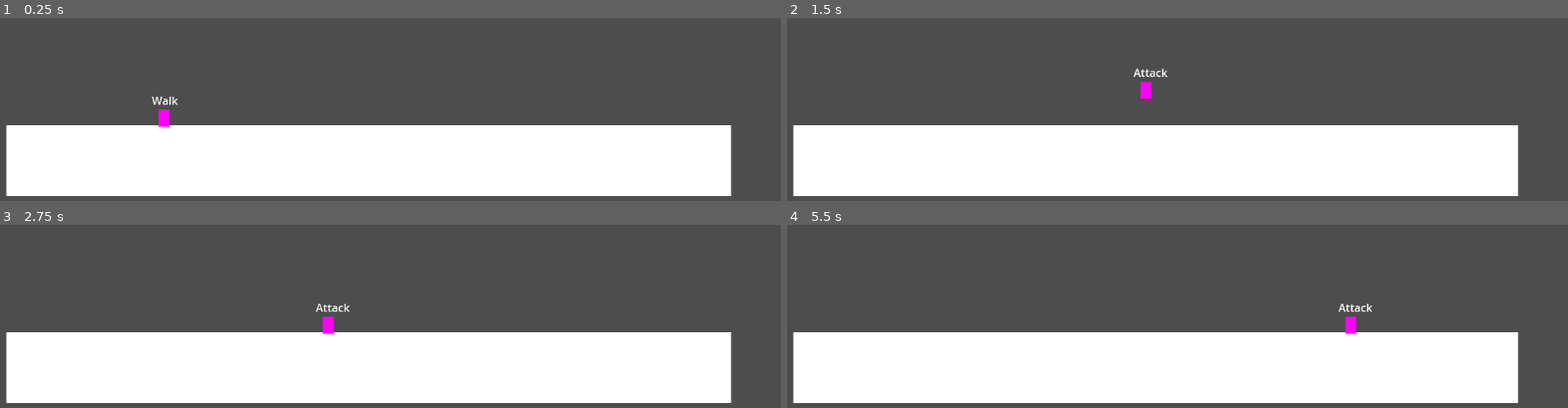
Above: before the commit, frames 1-4 (two rows, left to right).
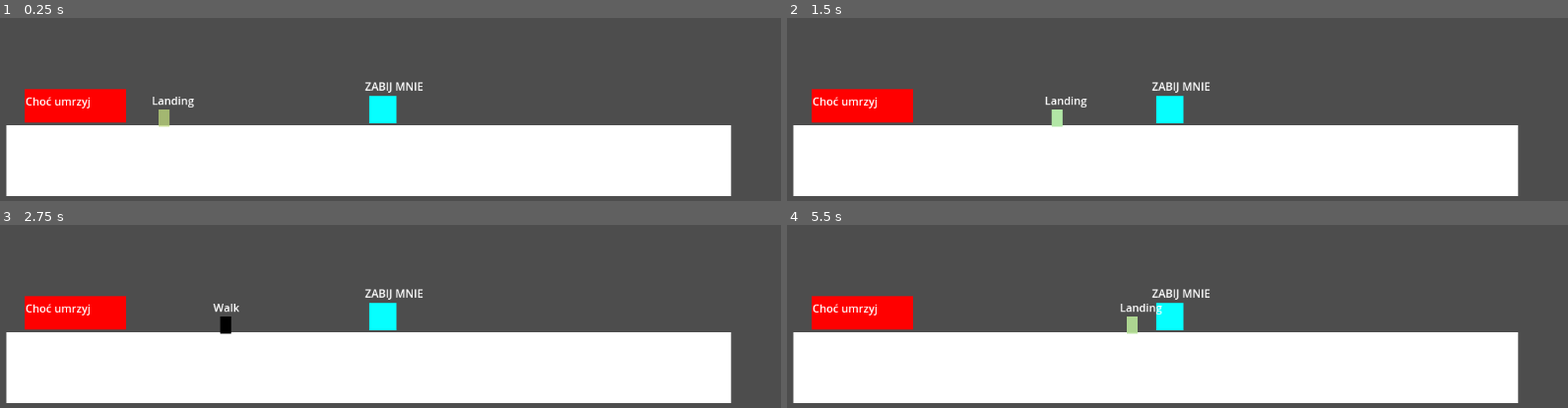
Above: after the commit, the same moments.

Repository: JohnnyArachnid/GameJam2024
Game: Godot game, scene res://nodes/game/game.tscn
Two runs of this game, one before a commit and one after it. Both use one fixed random seed, a clock stepped at 60 frames per second and the inputs below. The project has no main scene, so this scene is started directly.
Inputs (mouse positions are in pixels of both pictures, inside the frame that each line leads up to):
- Up to frame 1 (0.25 s): no input
- Up to frame 2 (1.5 s): tap Enter at 0.5 s; move the mouse to (outside the picture) at 0.52 s; press the mouse at (outside the picture) at 0.53 s; hold D (move_right) from 0.53 s (still down); tap Space (jump) at 0.77, 0.8, 1.07, 1.35 s; move the mouse to (outside the picture) at 1.27 s; release the mouse at (outside the picture) at 1.28 s
- Up to frame 3 (2.75 s): tap Space (jump) at 1.52, 1.82, 2.3 s; click (outside the picture) at 1.55 s; move the mouse to (outside the picture) at 2.02 s; release D (move_right) at 2.03 s; press the mouse at (outside the picture) at 2.03 s; hold A (move_left) from 2.03 s (still down)
- Up to frame 4 (5.5 s): move the mouse to (1138, 276) at 2.77 s; release A (move_left) at 2.78 s; release the mouse at (1138, 276) at 2.78 s; hold D (move_right) 2.78-4.28 s; click (1138, 276) at 2.85 s; tap Space (jump) at 3.02, 3.32, 4.52, 4.82, 5.3 s; move the mouse to (1411, 254) at 3.52 s; hold Space (jump) 3.53-4.28 s; move the mouse to (outside the picture) at 4.27 s; hold A (move_left) 4.28-5.03 s; click (outside the picture) at 4.35 s; move the mouse to (outside the picture) at 5.02 s; press the mouse at (outside the picture) at 5.03 s; hold D (move_right) from 5.03 s (still down)

The runs differ from the first frame. In frame 1, 3.5% of the frame differs, in the area x 3-55%, y 34-60%; in frame 2, 3.7%, in the area x 3-55%, y 27-60%; in frame 3, 3.7%; in frame 4, 3.7%.

Commit message:
gracz stany depresyjne

Diff:
--- a/nodes/game/CSM/CSM.gd
+++ b/nodes/game/CSM/CSM.gd
@@ -13,7 +13,6 @@
 		if(child is State):
 			states.append(child)
 
-			# Set the states up with what they need to function
 			child.character = character
 			child.playback = animation_tree["parameters/playback"]
 
--- a/nodes/game/game.gd
+++ b/nodes/game/game.gd
@@ -1,11 +1 @@
 extends Node2D
-
-
-# Called when the node enters the scene tree for the first time.
-func _ready():
-	pass # Replace with function body.
-
-
-# Called every frame. 'delta' is the elapsed time since the previous frame.
-func _process(delta):
-	pass
--- a/nodes/game/lvl/lvl.tscn
+++ b/nodes/game/lvl/lvl.tscn
@@ -1,4 +1,7 @@
-[gd_scene load_steps=2 format=3 uid="uid://cn4xvx1eaogcf"]
+[gd_scene load_steps=4 format=3 uid="uid://cn4xvx1eaogcf"]
+
+[ext_resource type="PackedScene" uid="uid://b0u0c27i7rr37" path="res://nodes/game/lvl_elems/śmierć.tscn" id="1_07mt8"]
+[ext_resource type="PackedScene" uid="uid://cad0p634577l3" path="res://nodes/game/lvl_elems/do_trafienia.tscn" id="2_bbxjc"]
 
 [sub_resource type="RectangleShape2D" id="RectangleShape2D_y8n0r"]
 size = Vector2(1062, 103)
@@ -16,3 +19,8 @@
 offset_top = 420.0
 offset_right = 1062.0
 offset_bottom = 524.0
+
+[node name="Śmierć" parent="." instance=ExtResource("1_07mt8")]
+collision_mask = 2
+
+[node name="DoTrafienia" parent="." instance=ExtResource("2_bbxjc")]
--- /dev/null
+++ b/nodes/game/lvl_elems/do_trafienia.gd
@@ -0,0 +1,4 @@
+extends StaticBody2D
+
+func kill():
+	queue_free()
--- /dev/null
+++ b/nodes/game/lvl_elems/do_trafienia.tscn
@@ -0,0 +1,31 @@
+[gd_scene load_steps=3 format=3 uid="uid://cad0p634577l3"]
+
+[ext_resource type="Script" path="res://nodes/game/lvl_elems/do_trafienia.gd" id="1_7ixqq"]
+
+[sub_resource type="RectangleShape2D" id="RectangleShape2D_7mgod"]
+size = Vector2(41.5, 38.5)
+
+[node name="DoTrafienia" type="StaticBody2D"]
+position = Vector2(543, 391)
+collision_layer = 12
+script = ExtResource("1_7ixqq")
+
+[node name="CollisionShape2D" type="CollisionShape2D" parent="."]
+position = Vector2(9, 7)
+shape = SubResource("RectangleShape2D_7mgod")
+
+[node name="Label" type="Label" parent="."]
+offset_left = -17.0
+offset_top = -40.0
+offset_right = 69.0
+offset_bottom = -17.0
+text = "ZABIJ MNIE"
+metadata/_edit_use_anchors_ = true
+
+[node name="ColorRect" type="ColorRect" parent="."]
+offset_left = -11.0
+offset_top = -14.0
+offset_right = 29.0
+offset_bottom = 26.0
+color = Color(0.0235294, 1, 1, 1)
+metadata/_edit_use_anchors_ = true
--- /dev/null
+++ b/nodes/game/lvl_elems/śmierć.gd
@@ -0,0 +1,5 @@
+extends Area2D
+
+func _on_body_entered(body):
+	if body.has_method("kill"):
+		body.kill()
--- /dev/null
+++ b/nodes/game/lvl_elems/śmierć.tscn
@@ -0,0 +1,29 @@
+[gd_scene load_steps=3 format=3 uid="uid://b0u0c27i7rr37"]
+
+[ext_resource type="Script" path="res://nodes/game/lvl_elems/śmierć.gd" id="1_vad41"]
+
+[sub_resource type="RectangleShape2D" id="RectangleShape2D_djx41"]
+size = Vector2(149, 50)
+
+[node name="Śmierć" type="Area2D"]
+script = ExtResource("1_vad41")
+
+[node name="CollisionShape2D" type="CollisionShape2D" parent="."]
+position = Vector2(102, 392)
+shape = SubResource("RectangleShape2D_djx41")
+
+[node name="ColorRect" type="ColorRect" parent="."]
+offset_left = 28.0
+offset_top = 367.0
+offset_right = 176.0
+offset_bottom = 416.0
+color = Color(1, 0, 0, 1)
+
+[node name="Label" type="Label" parent="."]
+offset_left = 29.0
+offset_top = 373.0
+offset_right = 168.0
+offset_bottom = 401.0
+text = "Choć umrzyj"
+
+[connection signal="body_entered" from="." to="." method="_on_body_entered"]
--- a/nodes/game/player/Air.gd
+++ b/nodes/game/player/Air.gd
@@ -16,7 +16,6 @@
 		next_state = landing_state
 
 func state_input(event : InputEvent):
-	print(has_next_jump,jump_count )
 	if event.is_action_pressed("jump") && has_next_jump :
 		next_jump()
 
--- a/nodes/game/player/Attack.gd
+++ b/nodes/game/player/Attack.gd
@@ -1 +1,6 @@
 extends State
+
+@export var ground_state : State
+
+func attack_finished():
+	next_state = ground_state
--- a/nodes/game/player/Death.gd
+++ b/nodes/game/player/Death.gd
@@ -1,3 +1,20 @@
 extends State
 
 class_name PlayerDeathState
+
+# kill me
+@onready var player : CharacterBody2D = $"../.."
+
+@export var death_anim_name : String = "Death"
+
+func _ready():
+	player.die.connect(dying)
+
+func dying():
+	emit_signal("interrupt_state", self)
+	playback.travel(death_anim_name)
+	character.is_dead = true
+	character.velocity = Vector2.ZERO
+
+func dead():
+	get_tree().quit()
--- a/nodes/game/player/Landing.gd
+++ b/nodes/game/player/Landing.gd
@@ -2,13 +2,8 @@
 
 class_name PlayerLandingState
 
-@export var landing_animation_name : String = "Landing"
+@export var landing_anim_name : String = "Landed"
 @export var ground_state : State
 
-func on_enter():
-	await playback.is_playing()
+func landed():
 	next_state = ground_state
-
-func _on_animation_tree_animation_finished(anim_name):
-	if(anim_name == landing_animation_name):
-		next_state = ground_state
--- a/nodes/game/player/Walk.gd
+++ b/nodes/game/player/Walk.gd
@@ -2,10 +2,8 @@
 
 class_name Player_walk_state
 
-#@onready var buffer_timer : Timer = $BufferTimer
-
 @export var jump_velocity : float = -450.0
-#@export var jump_in_water : float = -450.0
+@export var jump_in_water : float = -250.0
 @export var walk_animation_name : String = "Walk"
 @export var falling_animation : String = "Falling"
 @export var air_state : State
@@ -17,7 +15,6 @@
 	playback.travel(walk_animation_name)
 
 func state_process(_delta):
-	#if(!character.is_on_floor() && buffer_timer.is_stopped()):
 	if not character.is_on_floor():
 		playback.travel(falling_animation)
 		next_state = air_state
@@ -29,13 +26,13 @@
 		attack()
 
 func jump():
-	character.velocity.y = jump_velocity
-	#if (player.is_in_water == false):
-		#character.velocity.y = jump_velocity
-	#else:
-		#character.velocity.y = jump_in_water
+	if not character.is_in_water :
+		character.velocity.y = jump_velocity
+	else:
+		character.velocity.y = jump_in_water
 	next_state = air_state
 	playback.travel(jump_animation)
+
 func attack():
 	next_state = attack_state
 	playback.travel(attack_node)
--- /dev/null
+++ b/nodes/game/player/Weapon.gd
@@ -0,0 +1,8 @@
+extends Area2D
+
+func _ready():
+	monitoring = false
+
+func _on_body_entered(body):
+	if body.has_method("kill"):
+		body.kill()
--- a/nodes/game/player/player.gd
+++ b/nodes/game/player/player.gd
@@ -2,35 +2,36 @@
 
 class_name Player
 
+signal die
+
 const SPEED = 300.0
 const JUMP_VELOCITY = -400.0
 
-# Get the gravity from the project settings to be synced with RigidBody nodes.
 var gravity = ProjectSettings.get_setting("physics/2d/default_gravity")
 
 @export var character_state_machine : CSM
+@export var to_be_flipped : Node2D
 
 # DEBUG WYJEB KIEDYŚ
 @onready var debug_state_label : Label = $DEBUG_STATE_LABEL
 
-var player_dead : bool = false
+var is_dead : bool = false
+var is_in_water : bool = false
 
 func _physics_process(delta):
 	# Add the gravity.
 	if not is_on_floor():
 		velocity.y += gravity * delta
 
-	# Handle jump.
-	if Input.is_action_just_pressed("jump") and is_on_floor():
-		velocity.y = JUMP_VELOCITY
+	if not is_dead :
+		var direction = Input.get_axis("move_left", "move_right")
+		if direction and character_state_machine.check_if_can_move():
+			velocity.x = direction * SPEED
+		else:
+			velocity.x = move_toward(velocity.x, 0, SPEED)
 
-	# Get the input direction and handle the movement/deceleration.
-	# As good practice, you should replace UI actions with custom gameplay actions.
-	var direction = Input.get_axis("move_left", "move_right")
-	if direction:
-		velocity.x = direction * SPEED
-	else:
-		velocity.x = move_toward(velocity.x, 0, SPEED)
+		if direction != 0:
+			to_be_flipped.set_scale(Vector2(scale.x * direction, scale.y))
 
 	move_and_slide()
 
@@ -38,4 +39,4 @@
 	debug_state_label.text = character_state_machine.current_state.name
 
 func kill():
-	character_state_machine
+	emit_signal("die")
--- a/nodes/game/player/player.tscn
+++ b/nodes/game/player/player.tscn
@@ -1,6 +1,7 @@
-[gd_scene load_steps=41 format=3 uid="uid://5fw75hfjyana"]
+[gd_scene load_steps=43 format=3 uid="uid://5fw75hfjyana"]
 
 [ext_resource type="Script" path="res://nodes/game/player/player.gd" id="1_ia0x1"]
+[ext_resource type="Script" path="res://nodes/game/player/Weapon.gd" id="2_gqndi"]
 [ext_resource type="Script" path="res://nodes/game/player/CharacterStateMachine.gd" id="3_sbg0g"]
 [ext_resource type="Script" path="res://nodes/game/player/Walk.gd" id="4_bikfr"]
 [ext_resource type="Script" path="res://nodes/game/player/Air.gd" id="5_jrp4a"]
@@ -8,6 +9,9 @@
 [ext_resource type="Script" path="res://nodes/game/player/Landing.gd" id="6_knqc8"]
 [ext_resource type="Script" path="res://nodes/game/player/Attack.gd" id="7_o8gfm"]
 
+[sub_resource type="RectangleShape2D" id="RectangleShape2D_ckrwl"]
+size = Vector2(54, 45.5)
+
 [sub_resource type="CapsuleShape2D" id="CapsuleShape2D_mxmln"]
 radius = 8.0
 height = 26.0
@@ -26,12 +30,81 @@
 
 [sub_resource type="Animation" id="Animation_7cip0"]
 resource_name = "JumpEnd"
+length = 0.4
+tracks/0/type = "method"
+tracks/0/imported = false
+tracks/0/enabled = true
+tracks/0/path = NodePath("CharacterStateMachine/Landing")
+tracks/0/interp = 1
+tracks/0/loop_wrap = true
+tracks/0/keys = {
+"times": PackedFloat32Array(0.4),
+"transitions": PackedFloat32Array(1),
+"values": [{
+"args": [],
+"method": &"landed"
+}]
+}
+tracks/1/type = "value"
+tracks/1/imported = false
+tracks/1/enabled = true
+tracks/1/path = NodePath("ColorRect:color")
+tracks/1/interp = 1
+tracks/1/loop_wrap = true
+tracks/1/keys = {
+"times": PackedFloat32Array(0, 0.4),
+"transitions": PackedFloat32Array(0.0980731, 1),
+"update": 0,
+"values": [Color(0.835294, 0.619608, 0, 0.160784), Color(0.698039, 0.905882, 0.65098, 1)]
+}
 
 [sub_resource type="Animation" id="Animation_q5irx"]
 resource_name = "Attack"
+length = 0.4
+tracks/0/type = "value"
+tracks/0/imported = false
+tracks/0/enabled = true
+tracks/0/path = NodePath("Flippendo/Weapon:monitoring")
+tracks/0/interp = 1
+tracks/0/loop_wrap = true
+tracks/0/keys = {
+"times": PackedFloat32Array(0, 0.2, 0.4),
+"transitions": PackedFloat32Array(1, 1, 1),
+"update": 1,
+"values": [false, true, false]
+}
+tracks/1/type = "method"
+tracks/1/imported = false
+tracks/1/enabled = true
+tracks/1/path = NodePath("CharacterStateMachine/Attack")
+tracks/1/interp = 1
+tracks/1/loop_wrap = true
+tracks/1/keys = {
+"times": PackedFloat32Array(0.4),
+"transitions": PackedFloat32Array(1),
+"values": [{
+"args": [],
+"method": &"attack_finished"
+}]
+}
 
 [sub_resource type="Animation" id="Animation_uoaq8"]
 resource_name = "Death"
+length = 0.4
+tracks/0/type = "method"
+tracks/0/imported = false
+tracks/0/enabled = true
+tracks/0/path = NodePath("CharacterStateMachine/Death")
+tracks/0/interp = 1
+tracks/0/loop_wrap = true
+tracks/0/keys = {
+"times": PackedFloat32Array(0.4),
+"transitions": PackedFloat32Array(1),
+"values": [{
+"args": [],
+"method": &"dead"
+}]
+}
 
 [sub_resource type="Animation" id="Animation_7pktr"]
 resource_name = "JumpInAir"
@@ -82,11 +155,13 @@
 [sub_resource type="AnimationNodeStateMachineTransition" id="AnimationNodeStateMachineTransition_uw5oj"]
 
 [sub_resource type="AnimationNodeStateMachineTransition" id="AnimationNodeStateMachineTransition_tu2xh"]
+switch_mode = 2
 advance_mode = 2
 
 [sub_resource type="AnimationNodeStateMachineTransition" id="AnimationNodeStateMachineTransition_qtm3g"]
 
 [sub_resource type="AnimationNodeStateMachineTransition" id="AnimationNodeStateMachineTransition_jj8k6"]
+switch_mode = 2
 advance_mode = 2
 
 [sub_resource type="AnimationNodeStateMachineTransition" id="AnimationNodeStateMachineTransition_s6vc4"]
@@ -120,18 +195,20 @@
 states/Jump/node = SubResource("AnimationNodeAnimation_7ur8d")
 states/Jump/position = Vector2(456, 62)
 states/Landing/node = SubResource("AnimationNodeAnimation_i8p6h")
-states/Landing/position = Vector2(764, 62)
+states/Landing/position = Vector2(749, 72)
 states/NextJump/node = SubResource("AnimationNodeAnimation_ryvpb")
 states/NextJump/position = Vector2(603, 7)
 states/Start/position = Vector2(230, 138)
 states/Walk/node = SubResource("AnimationNodeAnimation_synte")
 states/Walk/position = Vector2(624, 154)
 transitions = ["Start", "Walk", SubResource("AnimationNodeStateMachineTransition_440c5"), "Walk", "Jump", SubResource(" …(889 unchanged characters)…
-graph_offset = Vector2(-63, -21)
-
-[node name="CharacterBody2D" type="CharacterBody2D" node_paths=PackedStringArray("character_state_machine")]
+graph_offset = Vector2(-58, 63)
+
+[node name="CharacterBody2D" type="CharacterBody2D" node_paths=PackedStringArray("character_state_machine", "to_be_flipped")]
+collision_layer = 2
 script = ExtResource("1_ia0x1")
 character_state_machine = NodePath("CharacterStateMachine")
+to_be_flipped = NodePath("Flippendo")
 
 [node name="DEBUG_STATE_LABEL" type="Label" parent="."]
 offset_left = -18.0
@@ -142,6 +219,16 @@
 
 [node name="Flippendo" type="Node2D" parent="."]
 
+[node name="Weapon" type="Area2D" parent="Flippendo"]
+collision_layer = 0
+collision_mask = 12
+monitoring = false
+script = ExtResource("2_gqndi")
+
+[node name="CollisionShape2D" type="CollisionShape2D" parent="Flippendo/Weapon"]
+position = Vector2(19, -9.25)
+shape = SubResource("RectangleShape2D_ckrwl")
+
 [node name="CollisionShape2D" type="CollisionShape2D" parent="."]
 shape = SubResource("CapsuleShape2D_mxmln")
 
@@ -150,7 +237,7 @@
 offset_top = -12.0
 offset_right = 8.0
 offset_bottom = 13.0
-color = Color(1, 0, 1, 1)
+color = Color(0, 0, 0, 1)
 
 [node name="AnimationPlayer" type="AnimationPlayer" parent="."]
 libraries = {
@@ -182,10 +269,15 @@
 [node name="Landing" type="Node" parent="CharacterStateMachine" node_paths=PackedStringArray("ground_state")]
 script = ExtResource("6_knqc8")
 ground_state = NodePath("../Walk")
+can_move = false
 
 [node name="Death" type="Node" parent="CharacterStateMachine"]
 script = ExtResource("6_hqagg")
-
-[node name="Attack" type="Node" parent="CharacterStateMachine"]
+can_move = false
+
+[node name="Attack" type="Node" parent="CharacterStateMachine" node_paths=PackedStringArray("ground_state")]
 script = ExtResource("7_o8gfm")
+ground_state = NodePath("../Walk")
 can_move = false
+
+[connection signal="body_entered" from="Flippendo/Weapon" to="Flippendo/Weapon" method="_on_body_entered"]
